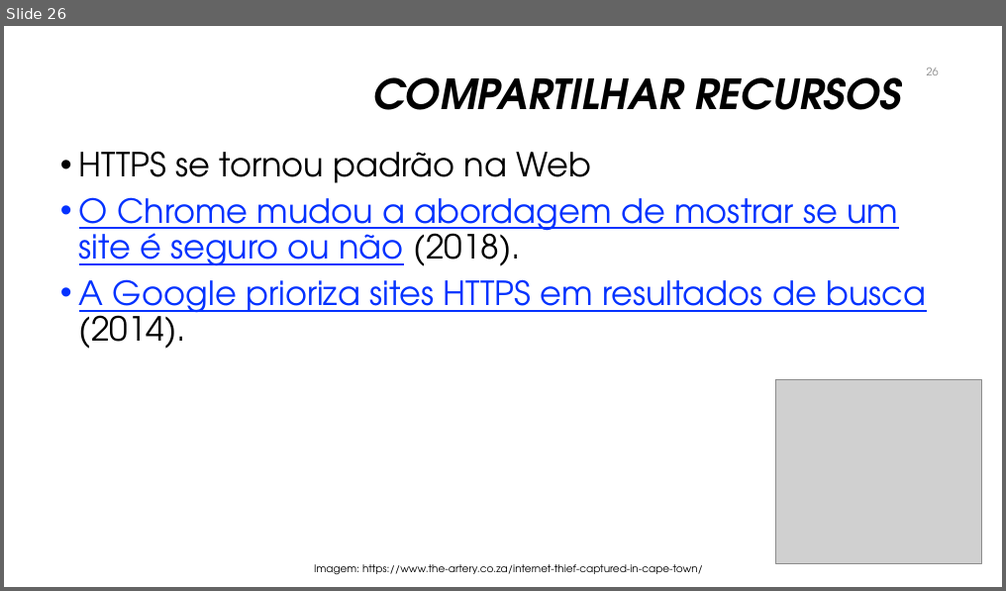
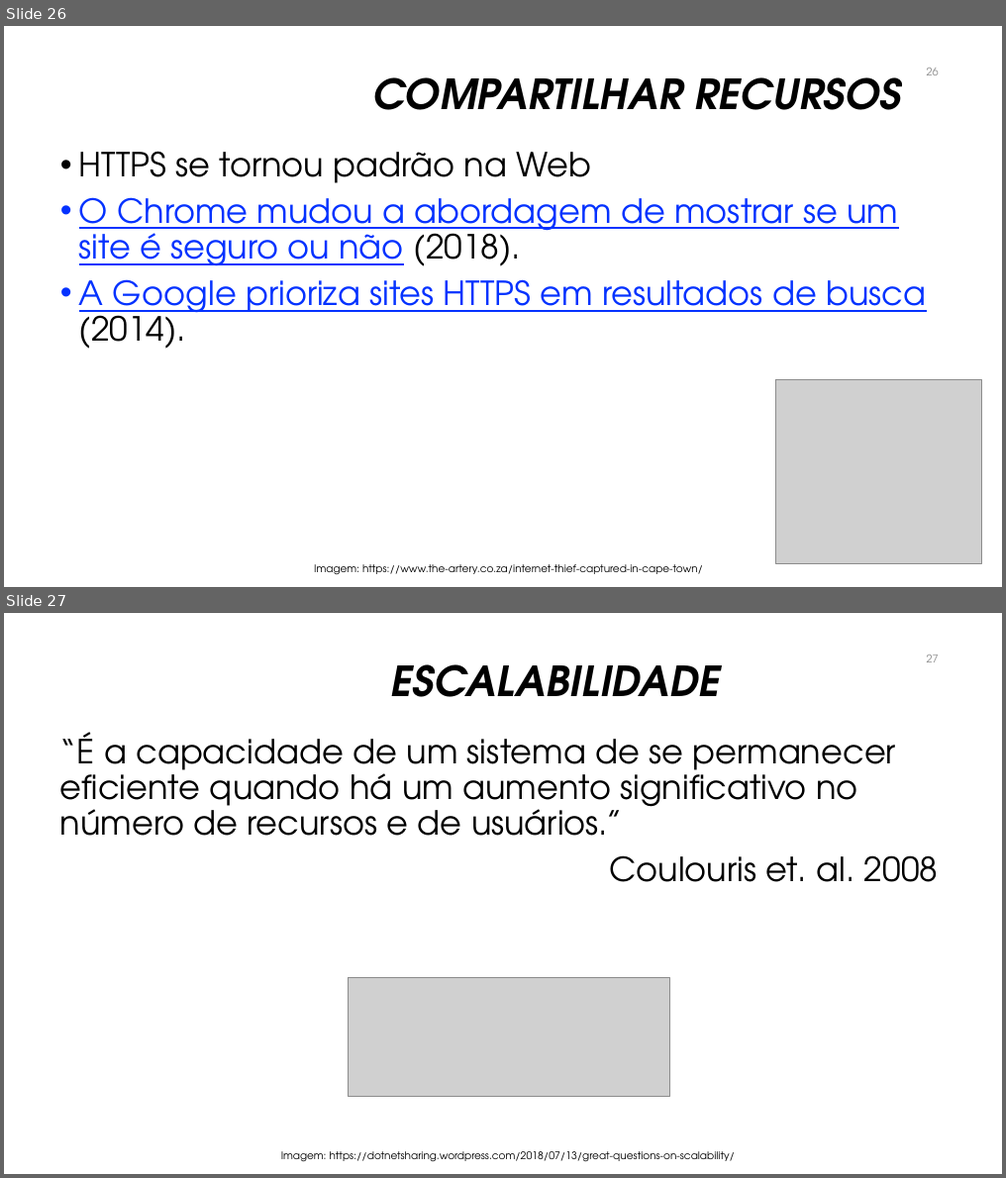
Before and after one commit to manoelcampos/sistemas-distribuidos, a slide deck: introducao-sd.pptx. Shown one above the other, each under a label of ours: slide 26 before the commit, slides 26 and 27 after it. The pictures are 1006x591 and 1006x1178 pixels, drawn with LibreOffice and Linux fonts; fonts in the diff are those of the drawing; grey boxes stand for pictures; background and template pictures are left out. Boxes give left, top, right and bottom in pixels: in the first picture for what was removed or moved away, otherwise in the second. Text is boxed around its words. In the diff, an @@ line names an element or a change of style, - is before the commit and + after.

```diff
--- a/introducao-sd.pptx
+++ b/introducao-sd.pptx
@@ slide 27 added at box(4, 613, 1002, 1174), background #FFFFFF @@
@@ title added at box(391, 664, 721, 697), 40 pt, text #000000, bold, italic @@
+ESCALABILIDADE
@@ page number added at box(927, 655, 939, 663), 10.5 pt, text #8C8C8C @@
+27
@@ text added at box(60, 732, 938, 882), 32 pt, text #000000 @@
+“É a capacidade de um sistema de se permanecer eficiente quando há um aumento significativo no número de recursos e de usuários.”
+Coulouris et. al. 2008
@@ picture added at box(348, 978, 670, 1096) @@
@@ text added at box(281, 1152, 736, 1162), 10 pt, text #000000 @@
+Imagem: https://dotnetsharing.wordpress.com/2018/07/13/great-questions-on-scalability/
```
Also in this commit, not shown: 2 slides changed, 33 other slides added, 12 other files.
